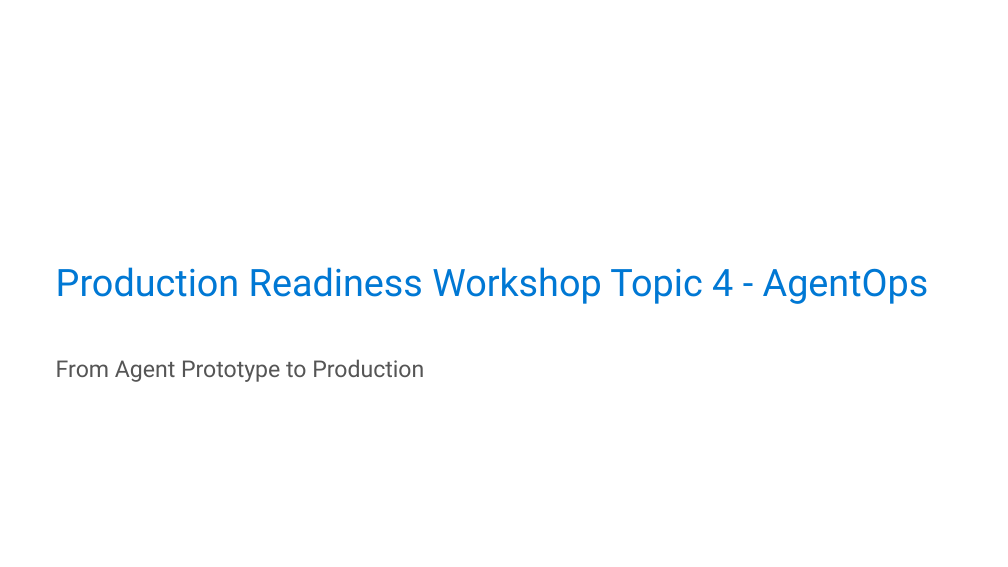
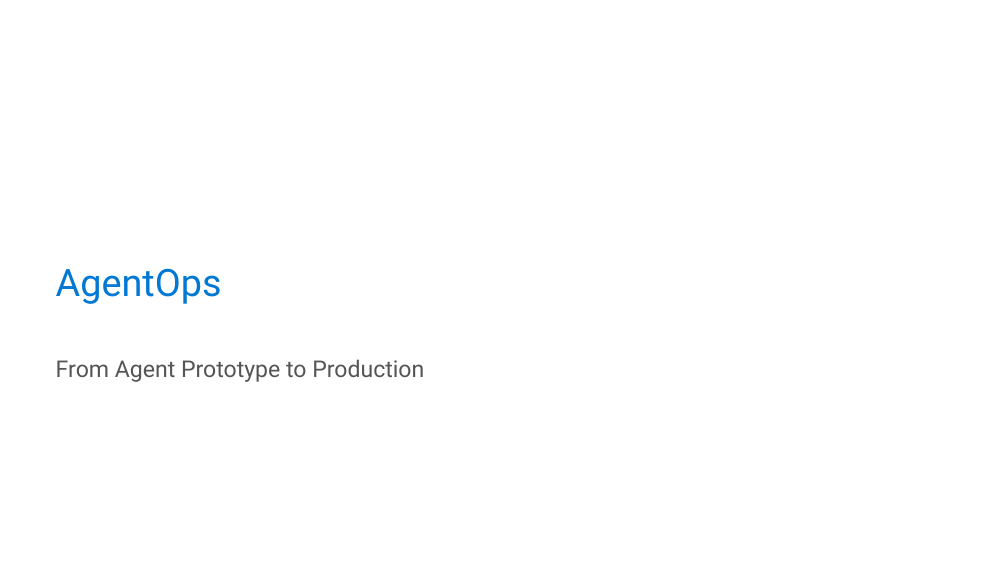
Before and after one commit to Azure/agentops-workshop, a slide deck: slide 1 of short/slides.pptx. Drawn at 1008x567 pixels with LibreOffice and Linux fonts; fonts in the diff are those of the drawing. Boxes give left, top, right and bottom in pixels: in the first picture for what was removed or moved away, otherwise in the second. Text is boxed around its words. In the diff, an @@ line names an element or a change of style, - is before the commit and + after.

```diff
--- a/short/slides.pptx
+++ b/short/slides.pptx
@@ text at [56, 268, 222, 304]: text changed @@
-Production Readiness Workshop Topic 4 - AgentOps
+AgentOps
```
Also in this commit, not shown: 3 other files.
